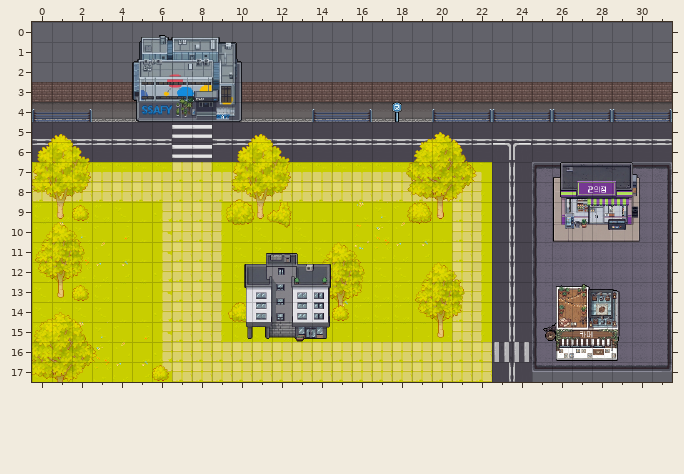
An edit to a level. Tiled map, FrontEnd/ssafy-maker/public/assets/game/map/mainMap.tmx. Above, as it was before the edit.
Cells are 32x32 px. Shown: x 0..31, y 0..17.
The result:
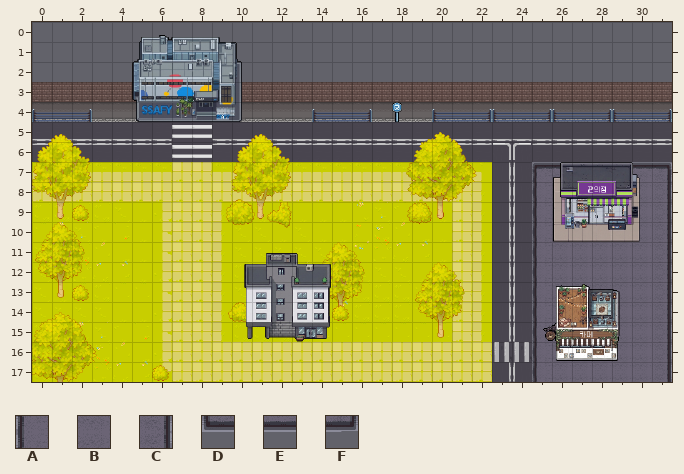
Key: from "FullTileSet": A 133, B 134, C 135, D 191, E 192, F 193.
_ is an empty cell.
The exact change:
Layer "Tile Layer 1":
The edit turns tile D into tile A in row 17 at x 25.
The edit turns tile E into tile B in row 17 at x 26 to 30.
The edit turns tile F into tile C in row 17 at x 31.
Where, in picture pixels (left, top, right, bottom), the same in both pictures:
changed: (532, 362, 672, 382)
